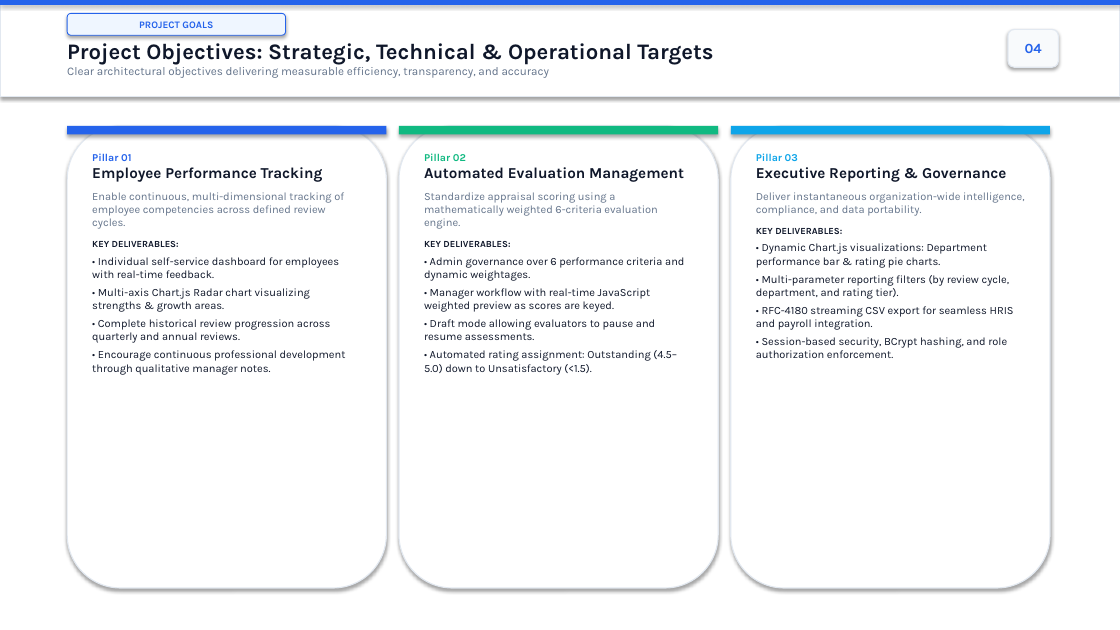
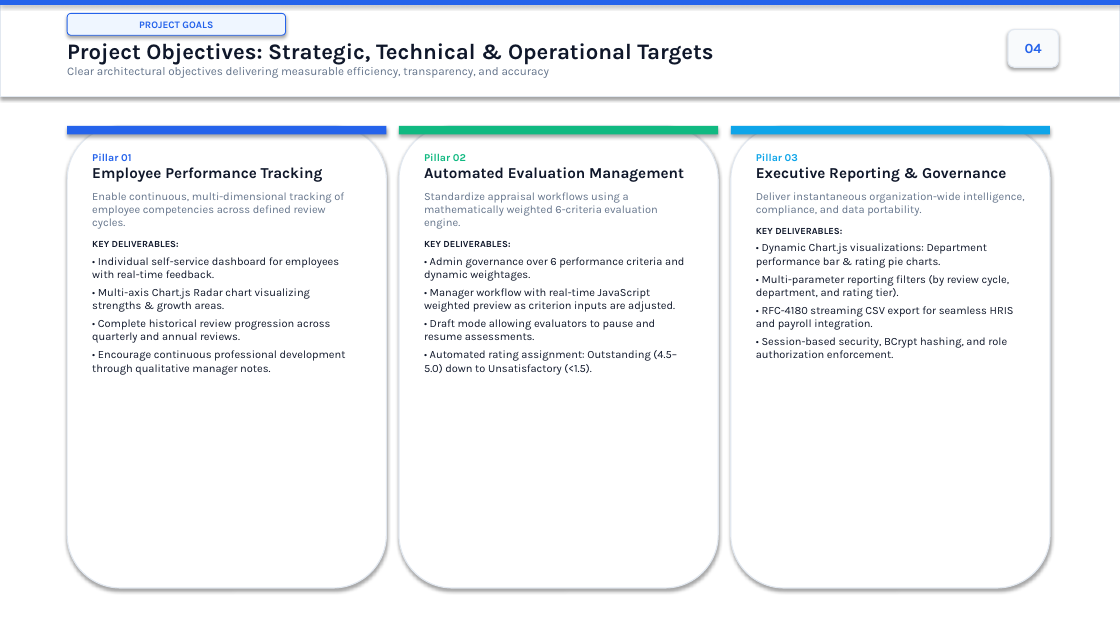
Before and after one commit to himanshu0976/Employee-Performance-Evaluation-System, a slide deck: slide 4 of Employee_Performance_Evaluation_System_Review2.pptx. Drawn at 1120x630 pixels with LibreOffice and Linux fonts; fonts in the diff are those of the drawing. Boxes give left, top, right and bottom in pixels: in the first picture for what was removed or moved away, otherwise in the second. Text is boxed around its words. In the diff, an @@ line names an element or a change of style, - is before the commit and + after.

```diff
--- a/Employee_Performance_Evaluation_System_Review2.pptx
+++ b/Employee_Performance_Evaluation_System_Review2.pptx
@@ text at [424,192,657,229]: text changed @@
-Standardize appraisal scoring using a mathematically weighted 6-criteria evaluation engine.
+Standardize appraisal workflows using a mathematically weighted 6-criteria evaluation engine.
@@ text at [424,288,675,312]: text changed @@
-• Manager workflow with real-time JavaScript weighted preview as scores are keyed.
+• Manager workflow with real-time JavaScript weighted preview as criterion inputs are adjusted.
```
Also in this commit, not shown: 9 other slides changed, 2 other files.
